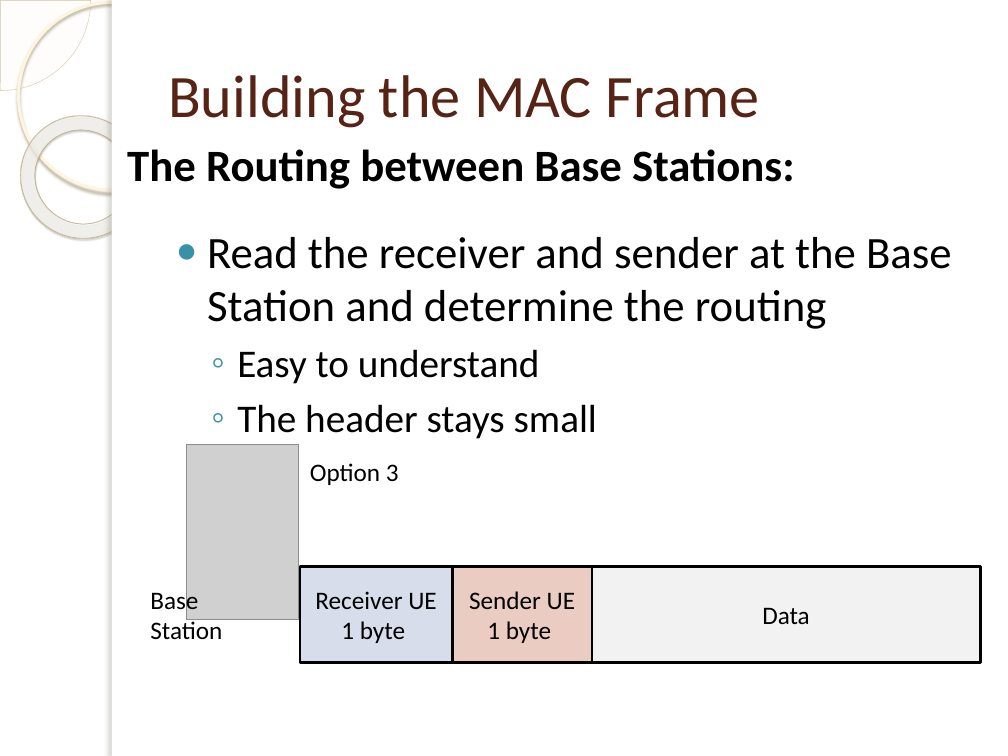
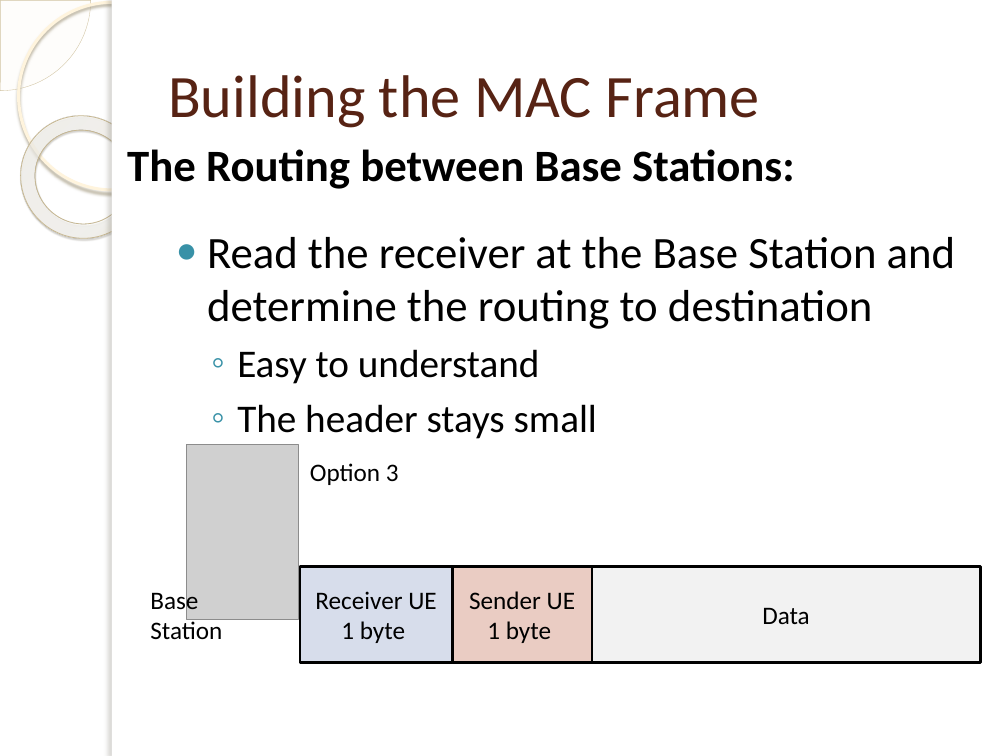
Before and after one commit to isamubr/ece405group6, a slide deck: slide 9 of 4305 Final Presentation.pptx (slide 8 before the commit). Drawn at 1008x756 pixels with LibreOffice and Linux fonts; fonts in the diff are those of the drawing; grey boxes stand for pictures; background and template pictures are left out. Boxes give left, top, right and bottom in pixels: in the first picture for what was removed or moved away, otherwise in the second. Text is boxed around its words. In the diff, an @@ line names an element or a change of style, - is before the commit and + after.

```diff
--- a/4305 Final Presentation.pptx
+++ b/4305 Final Presentation.pptx
@@ text at box(207, 237, 956, 329): text changed @@
-● Read the receiver and sender at the Base Station and determine the routing
+● Read the receiver at the Base Station and determine the routing to destination
```
Also in this commit, not shown: 8 other slides changed, 8 slides added.
